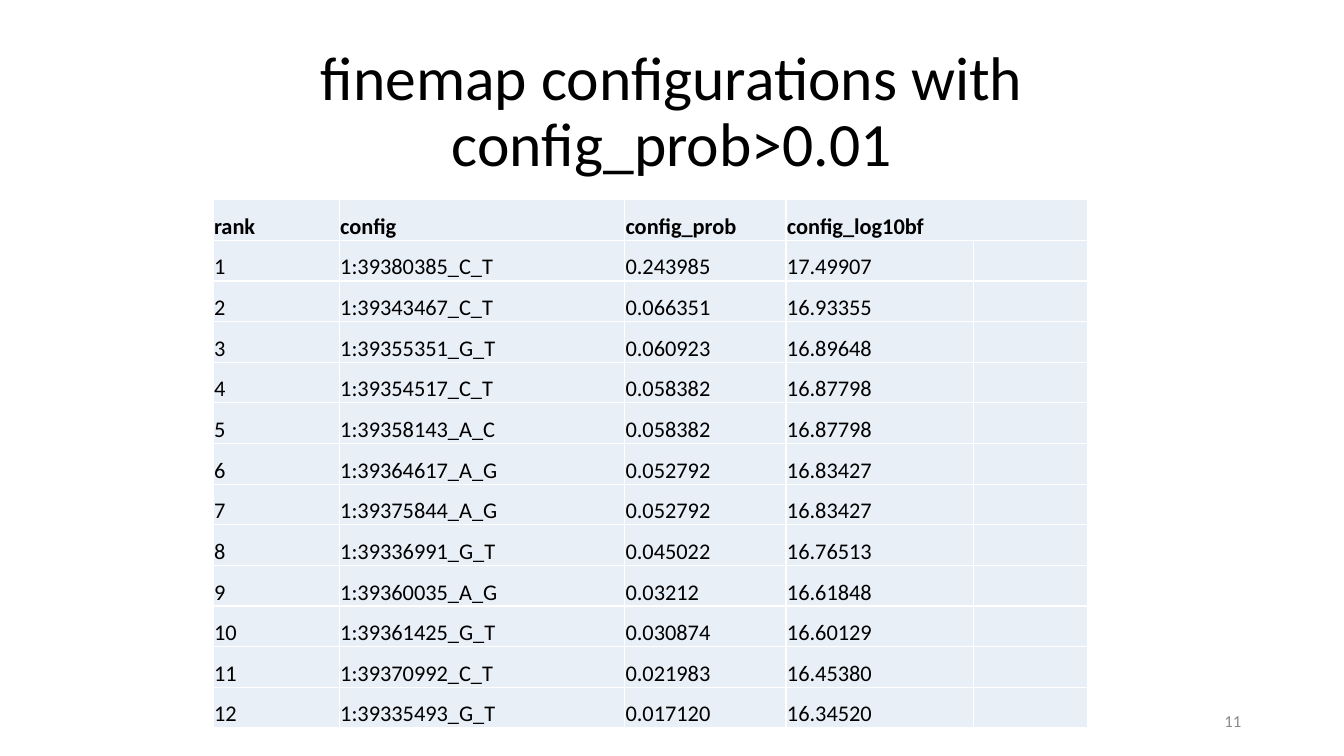
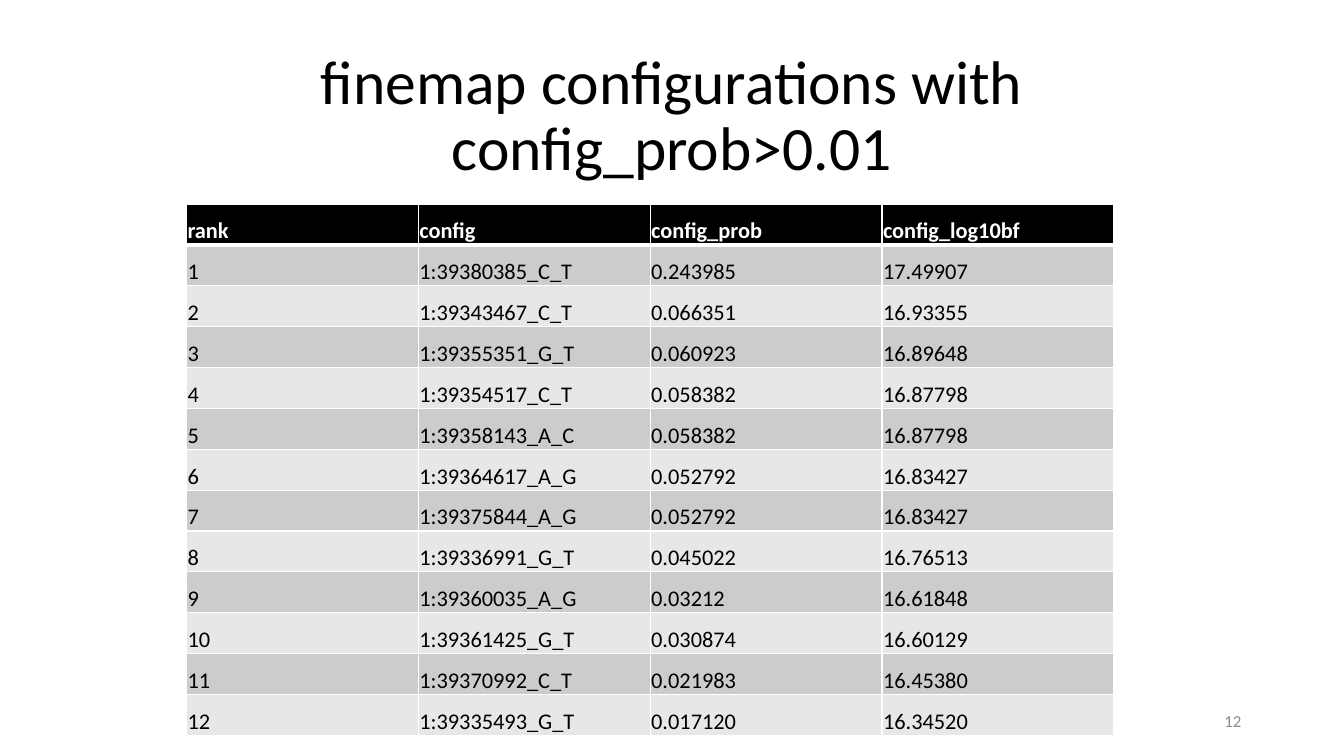
Before and after one commit to jinghuazhao/FM-pipeline, a slide deck: slide 12 of README.pptx (slide 11 before the commit). Drawn at 1344x756 pixels with LibreOffice and Linux fonts; fonts in the diff are those of the drawing. Boxes give left, top, right and bottom in pixels: in the first picture for what was removed or moved away, otherwise in the second. Text is boxed around its words. In the diff, an @@ line names an element or a change of style, - is before the commit and + after.

```diff
--- a/README.pptx
+++ b/README.pptx
@@ title "finemap configurations with config_prob>0.01": place and size @@
-title "finemap configurations with config_prob>0.01" at box(321, 57, 1022, 177)
+title "finemap configurations with config_prob>0.01" at box(321, 61, 1022, 181)
@@ table at box(187, 204, 1114, 736) @@
-rank | config | config_prob | config_log10bf | 
-1 | 1:39380385_C_T | 0.243985 | 17.49907 | 
-2 | 1:39343467_C_T | 0.066351 | 16.93355 | 
-3 | 1:39355351_G_T | 0.060923 | 16.89648 | 
-4 | 1:39354517_C_T | 0.058382 | 16.87798 | 
-5 | 1:39358143_A_C | 0.058382 | 16.87798 | 
-6 | 1:39364617_A_G | 0.052792 | 16.83427 | 
-7 | 1:39375844_A_G | 0.052792 | 16.83427 | 
-8 | 1:39336991_G_T | 0.045022 | 16.76513 | 
-9 | 1:39360035_A_G | 0.03212 | 16.61848 | 
-10 | 1:39361425_G_T | 0.030874 | 16.60129 | 
-11 | 1:39370992_C_T | 0.021983 | 16.45380 | 
+rank | config | config_prob | config_log10bf
+1 | 1:39380385_C_T | 0.243985 | 17.49907
+2 | 1:39343467_C_T | 0.066351 | 16.93355
+3 | 1:39355351_G_T | 0.060923 | 16.89648
+4 | 1:39354517_C_T | 0.058382 | 16.87798
+5 | 1:39358143_A_C | 0.058382 | 16.87798
+6 | 1:39364617_A_G | 0.052792 | 16.83427
+7 | 1:39375844_A_G | 0.052792 | 16.83427
+8 | 1:39336991_G_T | 0.045022 | 16.76513
+9 | 1:39360035_A_G | 0.03212 | 16.61848
+10 | 1:39361425_G_T | 0.030874 | 16.60129
+11 | 1:39370992_C_T | 0.021983 | 16.45380
+12 | 1:39335493_G_T | 0.017120 | 16.34520
@@ table: place and size @@
-table at box(213, 200, 1087, 688)
+table at box(187, 204, 1114, 736)
@@ page number at box(1224, 716, 1241, 727): text changed @@
-11
+12
```
Also in this commit, not shown: 1 other slide changed, 1 slide added.
